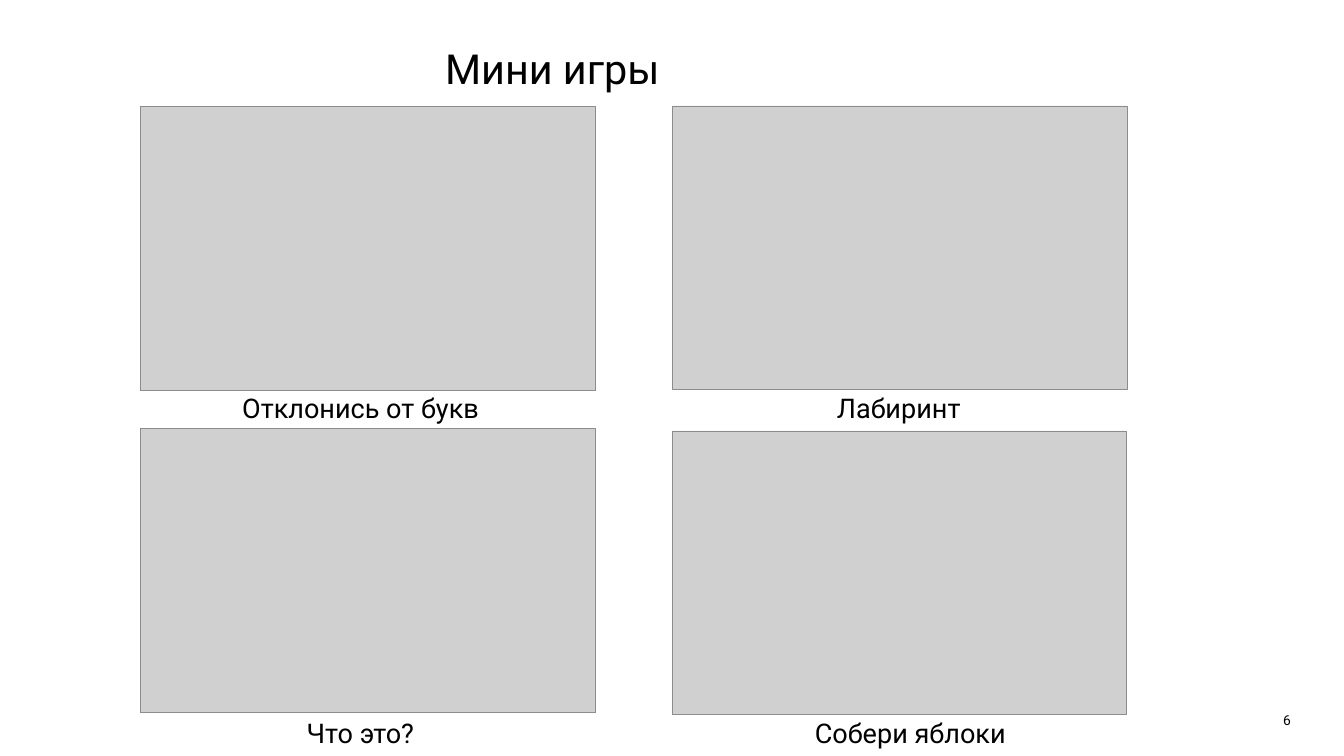
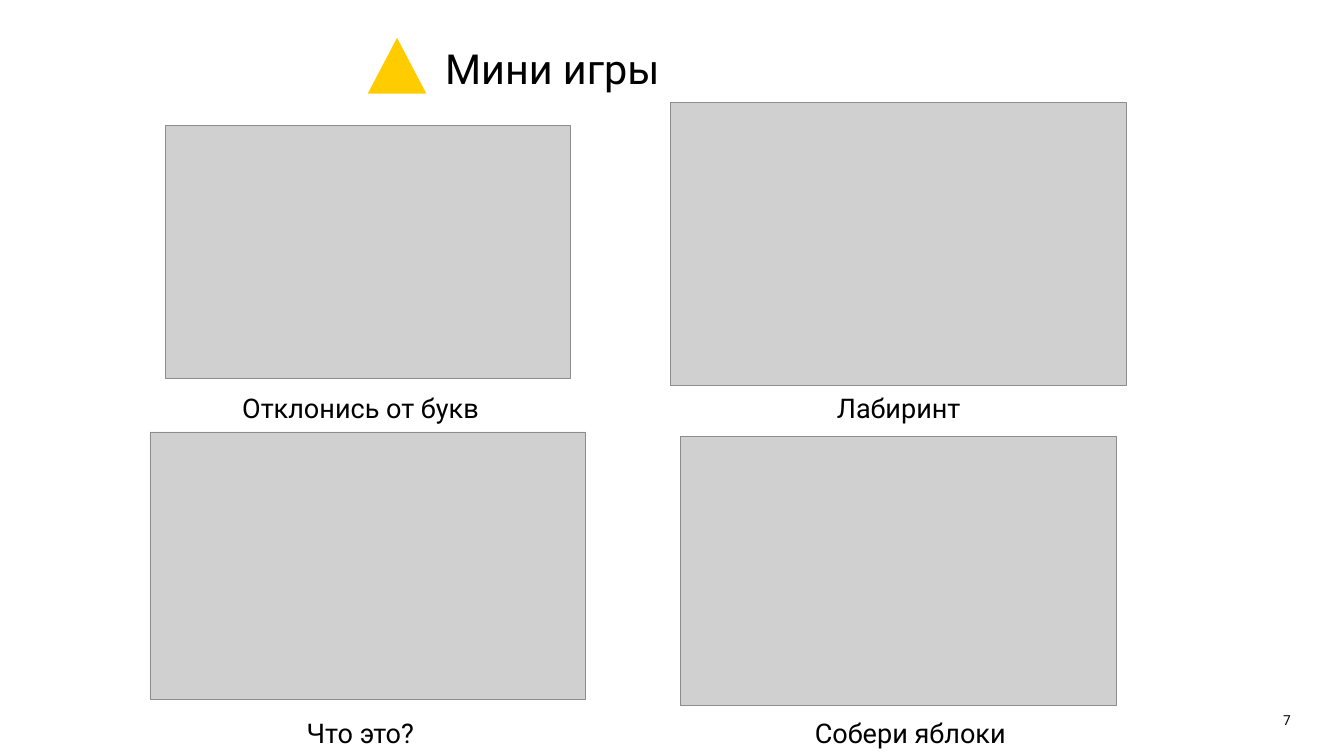
Before and after one commit to mario12508/Entangled-Tale-pygame-project, a slide deck: slide 7 of Презентация.pptx (slide 6 before the commit). Drawn at 1344x756 pixels with LibreOffice and Linux fonts; fonts in the diff are those of the drawing; grey boxes stand for pictures. Boxes give left, top, right and bottom in pixels: in the first picture for what was removed or moved away, otherwise in the second. Text is boxed around its words. In the diff, an @@ line names an element or a change of style, - is before the commit and + after.

```diff
--- a/Презентация.pptx
+++ b/Презентация.pptx
@@ triangle added at bbox=[368, 38, 427, 94], fill #FFCC00 @@
@@ picture: place and size @@
-picture at bbox=[673, 106, 1128, 390]
+picture at bbox=[671, 102, 1126, 386]
@@ picture: place and size @@
-picture at bbox=[140, 106, 595, 390]
+picture at bbox=[165, 125, 570, 378]
@@ picture: place and size @@
-picture at bbox=[140, 428, 595, 712]
+picture at bbox=[150, 432, 586, 699]
@@ picture: place and size @@
-picture at bbox=[672, 431, 1126, 715]
+picture at bbox=[681, 437, 1116, 706]
@@ page number at bbox=[1283, 715, 1291, 725]: text changed @@
-6
+7
```
Also in this commit, not shown: 7 other slides changed, 2 slides added.
